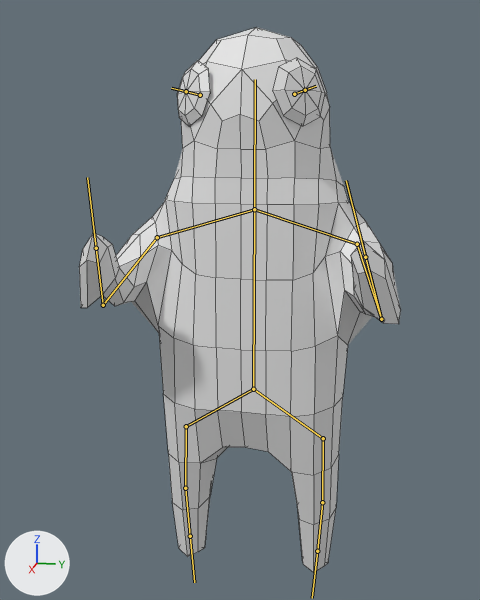
Two versions of the FBX model Assets/Spelunker/Spelunker.fbx, one commit apart.
Rendered twice from a camera (50 mm lens) standing at (1.397, 0.248, 0.982) and looking at (0.065, -0.019, 0.649). The axes (+X, +Y, +Z) are drawn at lower left. The lights are the same throughout. Both versions are drawn at frame 1 of the action 'Armature|Blink'; the numbers are the values there. The bones that bend it are drawn over the model as lines. Mesh edges are drawn as thin lines.

Objects in the first picture: 'Character', 'Eyes'.
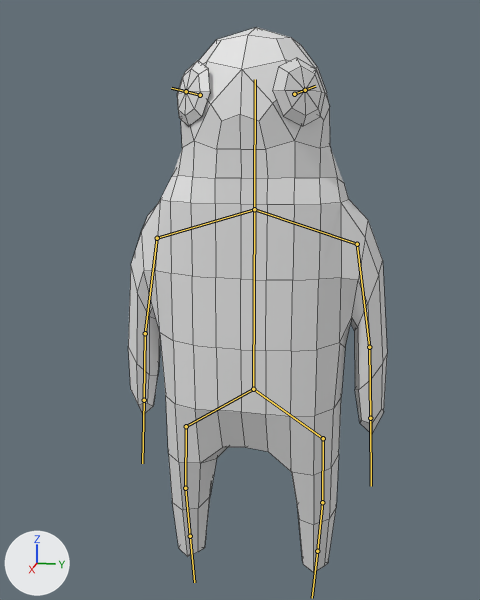
Where the change shows, as pixel boxes [x1, y1, x2, y2] in the pictures (480 x 600 px):
'Character', posed (20% narrower): before [79, 27, 401, 572]; after [128, 27, 387, 572]
bone 'LeftHumerus', root to tip: before (357, 244) to (381, 319); after (357, 244) to (369, 347)
bone 'LeftForearm', root to tip: before (381, 319) to (365, 257); after (369, 347) to (370, 418)
bone 'RightHumerus', root to tip: before (157, 237) to (103, 305); after (157, 238) to (145, 333)
bone 'RightForearm', root to tip: before (103, 305) to (96, 248); after (145, 333) to (144, 400)

Edits to the bpy script that builds the scene:
```text
Change bone_lefthumerus:
    where bone_lefthumerus = bpy.data.objects['Armature'].pose.bones['LeftHumerus']  # child of 'LeftShoulder'
    bone_lefthumerus.rotation_quaternion: (0.842, 0.212, 0.221, -0.445) -> (1.0, 0.0, 0.0, 0.0)  # degrees (11, 34, -52) -> degrees (0, 0, 0)
Change bone_leftforearm:
    where bone_leftforearm = bpy.data.objects['Armature'].pose.bones['LeftForearm']  # child of 'LeftHumerus'
    bone_leftforearm.rotation_quaternion: (0.683, 0.183, -0.183, -0.683) -> (1.0, 0.0, 0.0, 0.0)  # degrees (30, 0, -90) -> degrees (0, 0, 0)
Change bone_righthumerus:
    where bone_righthumerus = bpy.data.objects['Armature'].pose.bones['RightHumerus']  # child of 'RightShoulder'
    bone_righthumerus.rotation_quaternion: (0.842, -0.212, -0.221, -0.445) -> (1.0, 0.0, 0.0, 0.0)  # degrees (-11, -34, -52) -> degrees (0, 0, 0)
Change bone_rightforearm:
    where bone_rightforearm = bpy.data.objects['Armature'].pose.bones['RightForearm']  # child of 'RightHumerus'
    bone_rightforearm.rotation_quaternion: (0.683, -0.183, 0.183, -0.683) -> (1.0, 0.0, 0.0, 0.0)  # degrees (-30, 0, -90) -> degrees (0, 0, 0)
```
